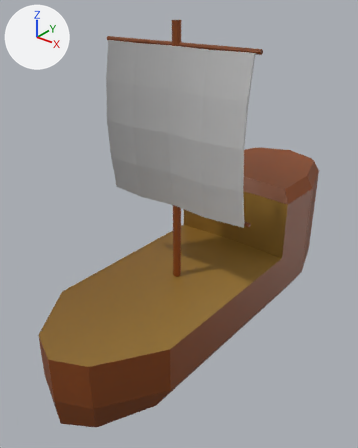
The glTF model world/models/Boat.glb, before and after one commit.
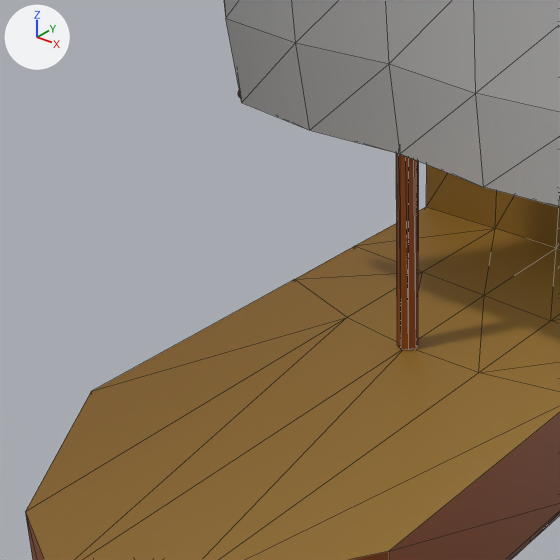
Old and new are each drawn whole from a 50 mm camera at (13.01, -17.88, 14.57) aimed at (-0.45, -1.05, 4.14) and again close up on the part from 8% to 65% of the width and 33% to 79% of the height. Lighting does not change. The marker at upper left points along +X, +Y and +Z. The first two pictures are the older version. The close-ups show mesh edges as thin lines. Vertices at exactly the same position are counted once.

The first close-up shows 'Boat'.
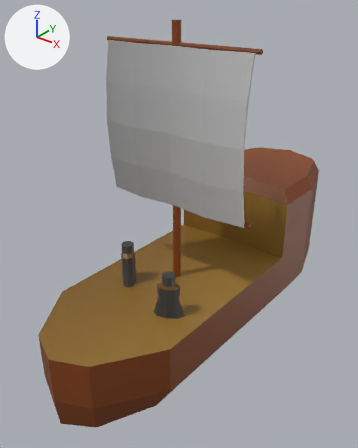
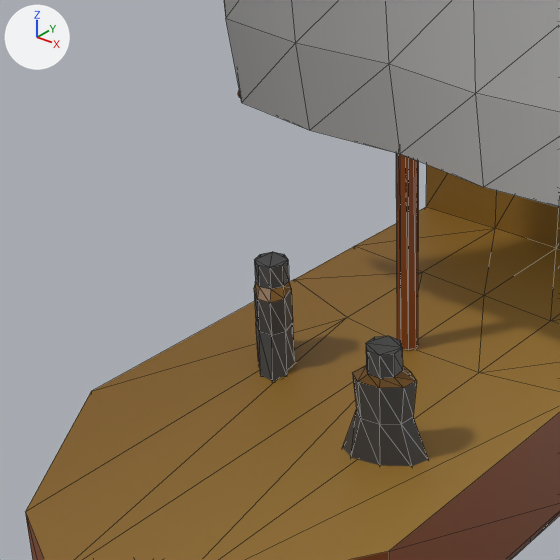
Pixel boxes [x1, y1, x2, y2] of what changed, in the close-ups (560 x 560 px):
part 1 of me_cube, added
    after: [343, 336, 428, 466]
part 2 of me_cube, added
    after: [254, 252, 295, 381]

Patch to the scene script:
```diff
--- a/world/models/Boat.glb.py
+++ b/world/models/Boat.glb.py
@@ me_cube @@
 # used by ob_boat; location = (0.0, 0.0, 0.0)
-me_cube.from_pydata(...)  # 210 vertices, 400 faces; spans x -3.8..3.8, y -9.5..9.7, z -2.5..13.3
+me_cube.from_pydata(...)  # 290 vertices, 552 faces; spans x -3.8..3.8, y -9.5..9.7, z -2.5..13.3
+# me_cube part 1: a new loose piece of 40 vertices spanning x 1.1..2.3, y -4.9..-4.0, z 1.8..3.8, in mat_material_002 (picture img_paletaarcoiris2)
+# me_cube part 2: a new loose piece of 40 vertices spanning x -2.0..-1.0, y -4.1..-3.0, z 1.8..3.8, in mat_material_002 (picture img_paletaarcoiris2)
 me_cube.materials.append(mat_material_002)
```
